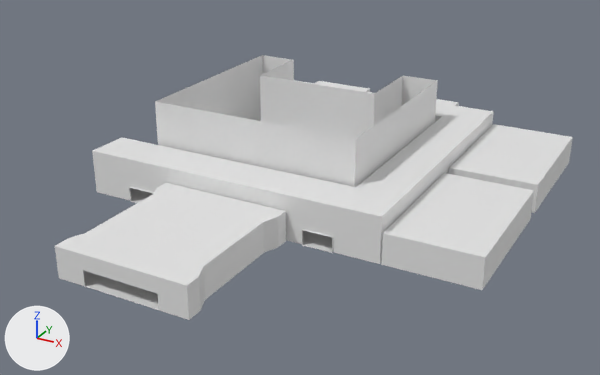
What one commit did to the glTF model testing/school.glb.
The view is the same before and after, from a 50 mm lens placed at (26.6, -28.8, 23.1), pointed at (2.1, 15.8, 0.8). Lighting does not change. The marker at lower left points along +X, +Y and +Z. Objects named as collision shapes, trigger or cutter boxes, shadow casters or lower levels of detail are left out. Where no turn or scale is listed for an object, it has been applied to the vertices.

Names of what the first picture shows: 'Class_A1-col', 'Class_B1-col', 'Courtyard-col', 'Lobby-col', 'Plane-col', 'Plane.001-col', 'Plane.002-col', 'Plane.003-col', 'Plane.004-col'.
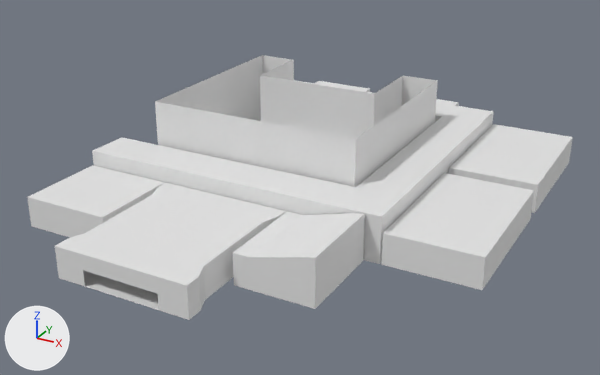
The edits, one by one:
Mesh me_plane_015 is new.
It has 122 vertices, 236 faces and spans x -5.5..0.5, y 4.0..9.9, z 0.0..2.0.
Mesh me_plane_014 is new.
It has 112 vertices, 216 faces and spans x -4.5..0.5, y 4.0..9.9, z 0.0..3.0.
Object 'Reception-col' (ob_reception_col) is new; it shows me_plane_015.
Its location is (-5.0, 0.0, 0.0).
Object 'Infirmary-col' (ob_infirmary_col) is new; it shows me_plane_014.
Its location is (9.0, 0.0, 0.0).

Where the change shows, as pixel boxes (x1, y1, x2, y2) in the pictures (600 x 375 px):
'Infirmary-col', added
    after: (233, 211, 365, 309)
'Reception-col', added
    after: (27, 165, 165, 238)
